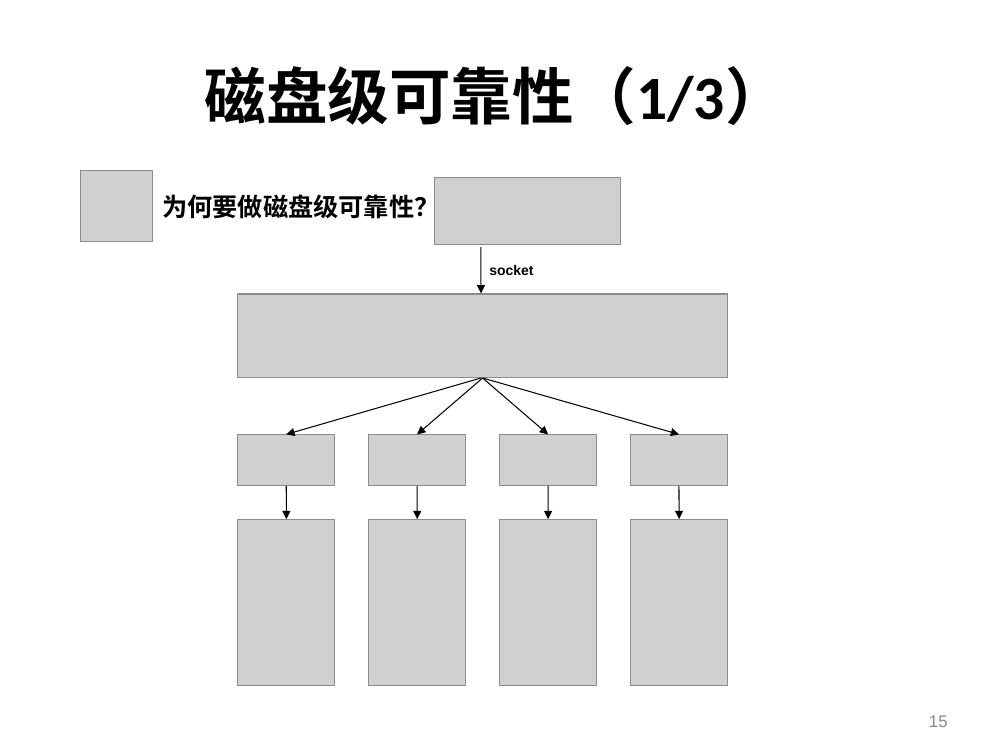
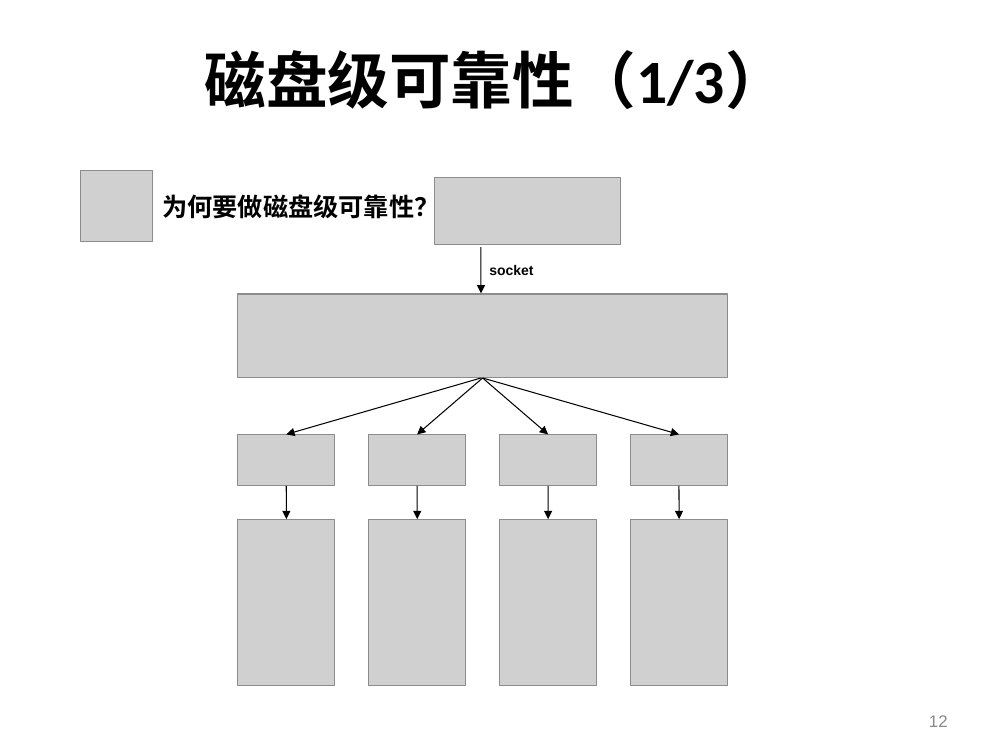
Before and after one commit to shtzr840329/mooon, a slide deck: slide 12 of applications/lightfs/doc/portableDFS-便携式分布式文件系统.ppt (slide 15 before the commit). Drawn at 1008x756 pixels with LibreOffice and Linux fonts; fonts in the diff are those of the drawing; grey boxes stand for pictures; background and template pictures are left out. Boxes give left, top, right and bottom in pixels: in the first picture for what was removed or moved away, otherwise in the second. Text is boxed around its words. In the diff, an @@ line names an element or a change of style, - is before the commit and + after.

```diff
--- a/applications/lightfs/doc/portableDFS-便携式分布式文件系统.ppt
+++ b/applications/lightfs/doc/portableDFS-便携式分布式文件系统.ppt
@@ title "磁盘级可靠性（1/3）": place and size @@
-title "磁盘级可靠性（1/3）" at (204, 66, 786, 125)
+title "磁盘级可靠性（1/3）" at (204, 50, 786, 109)
@@ page number at (929, 715, 948, 727): text changed @@
-15
+12
```
Also in this commit, not shown: 8 other slides changed, 6 slides added, 2 slides removed.
